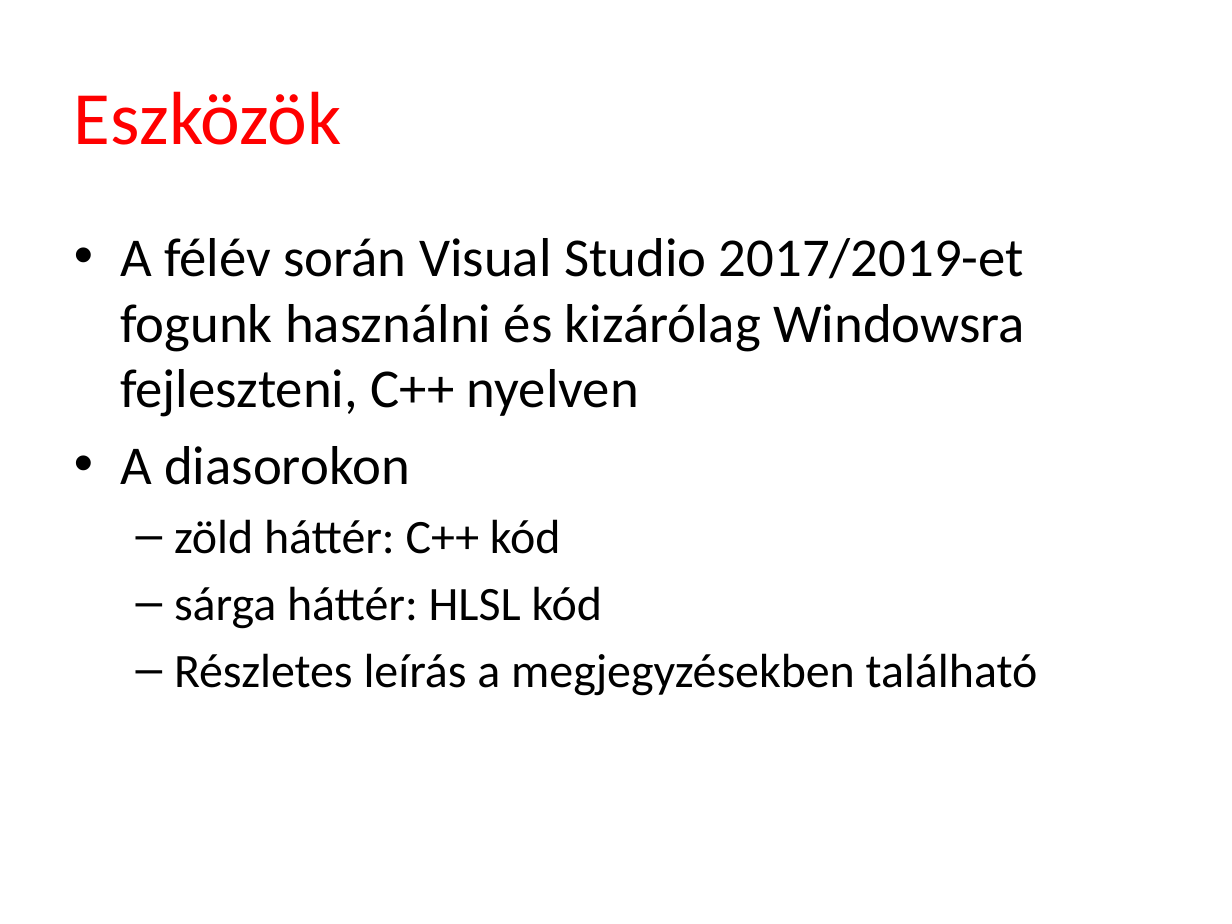
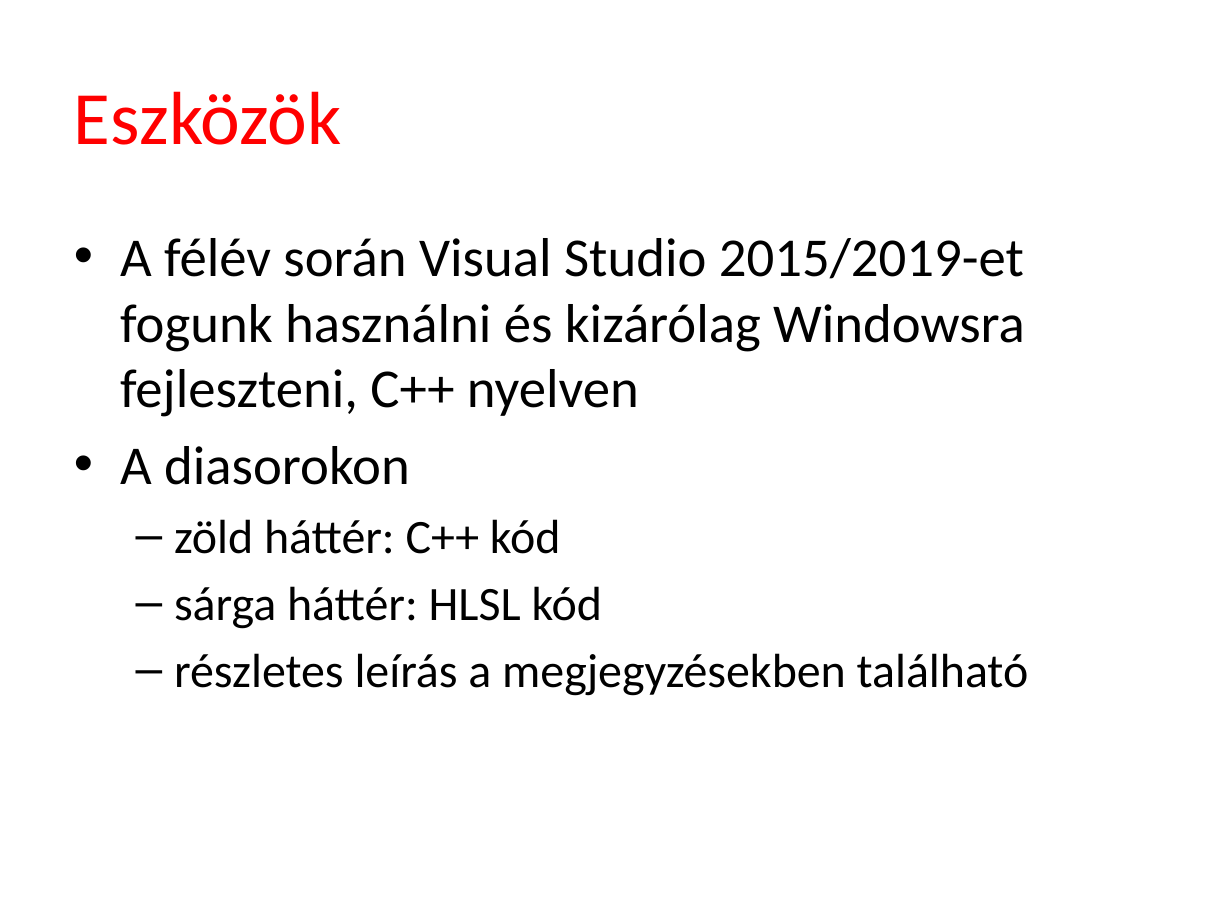
Before and after one commit to szecsi/dx12, a slide deck: slide 3 of Slides/ggl001-HelloTriangle.pptx. Drawn at 1232x924 pixels with LibreOffice and Linux fonts; fonts in the diff are those of the drawing; background and template pictures are left out. Boxes give left, top, right and bottom in pixels: in the first picture for what was removed or moved away, otherwise in the second. Text is boxed around its words. In the diff, an @@ line names an element or a change of style, - is before the commit and + after.

```diff
--- a/Slides/ggl001-HelloTriangle.pptx
+++ b/Slides/ggl001-HelloTriangle.pptx
@@ text at <box>120,238,1025,417</box>: text changed @@
-• A félév során Visual Studio 2017/2019-et fogunk használni és kizárólag Windowsra fejleszteni, C++ nyelven
+• A félév során Visual Studio 2015/2019-et fogunk használni és kizárólag Windowsra fejleszteni, C++ nyelven
@@ text at <box>174,653,1029,696</box>: text changed @@
-  – Részletes leírás a megjegyzésekben található
+  – részletes leírás a megjegyzésekben található
```
Also in this commit, not shown: 3 other slides changed, 26 other files.
